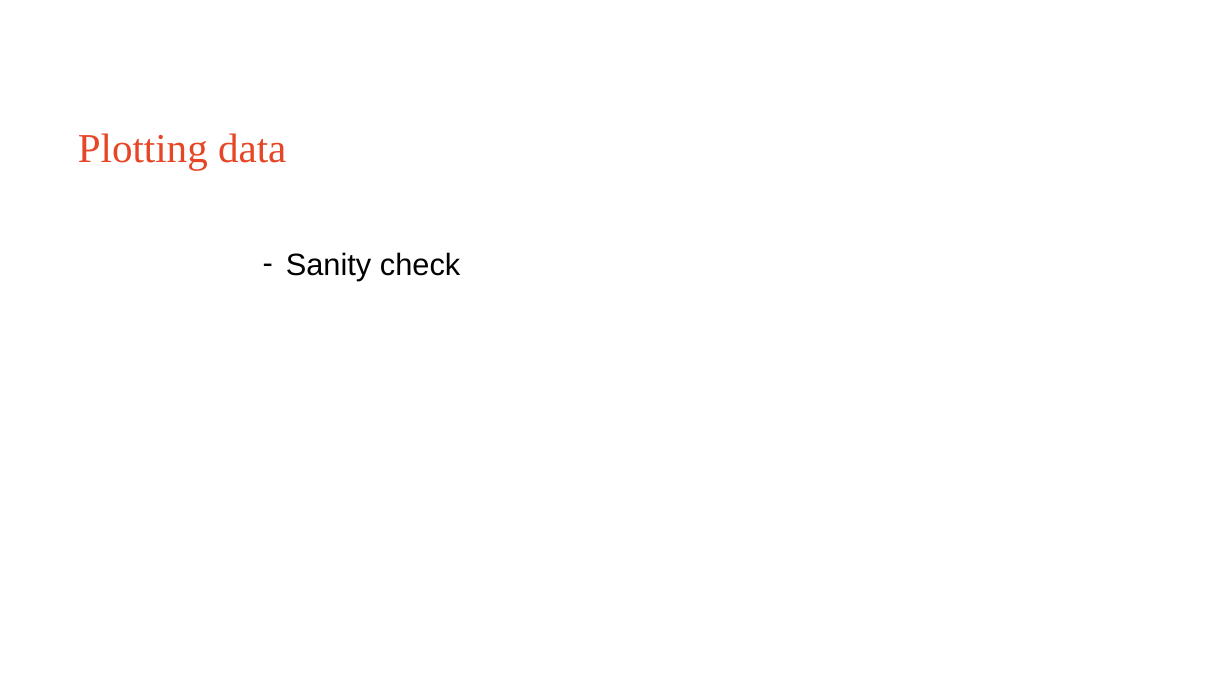
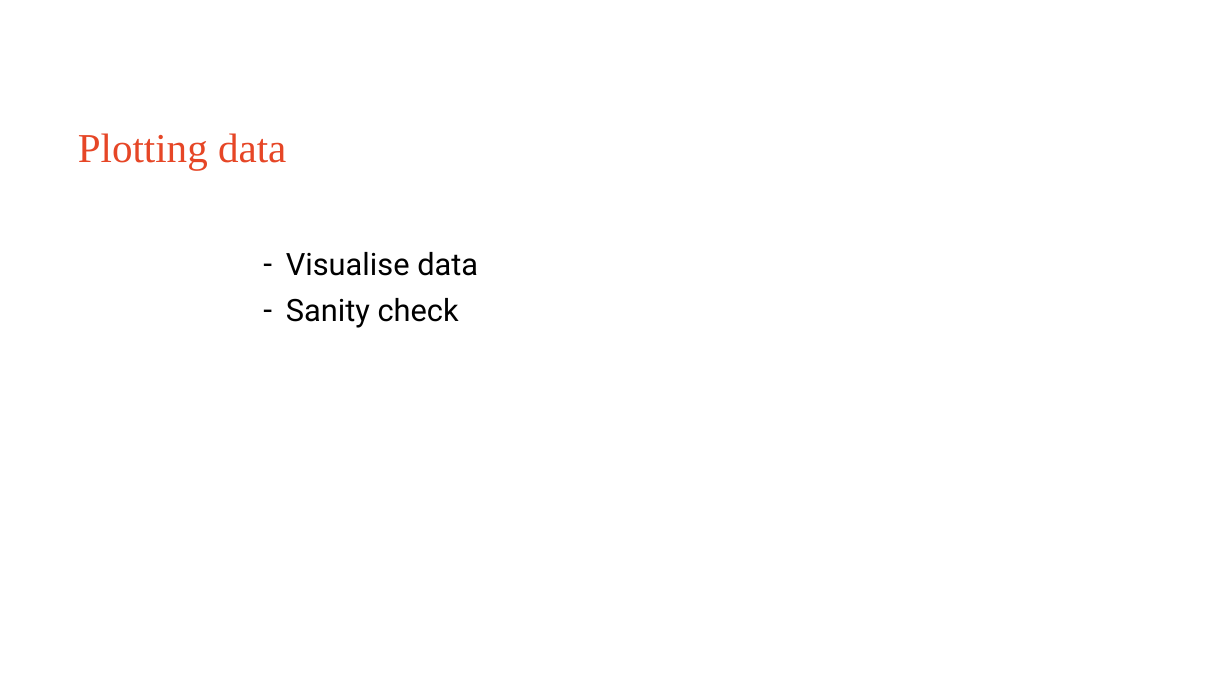
Before and after one commit to Sydney-Informatics-Hub/EDAinR, a slide deck: slide 14 of eda_r.pptx. Drawn at 1232x693 pixels with LibreOffice and Linux fonts; fonts in the diff are those of the drawing. Boxes give left, top, right and bottom in pixels: in the first picture for what was removed or moved away, otherwise in the second. Text is boxed around its words. In the diff, an @@ line names an element or a change of style, - is before the commit and + after.

Commit message:
Explains filtering and setting data
Uses mutate to show how to set data based on condition

```diff
--- a/eda_r.pptx
+++ b/eda_r.pptx
@@ text at box(286, 252, 478, 276): paragraph added @@
+– Visualise data
@@ text at box(286, 298, 459, 328): font Arial to Roboto in "Sanity check" @@
```
Also in this commit, not shown: 2 other slides changed, 5 slides added, 1 other file.
